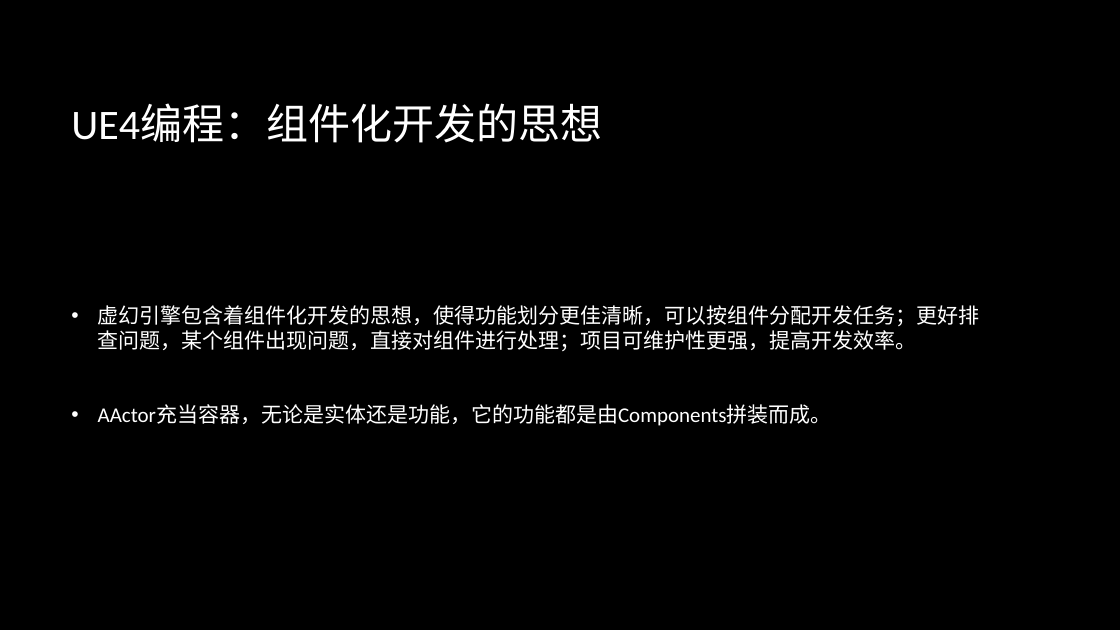
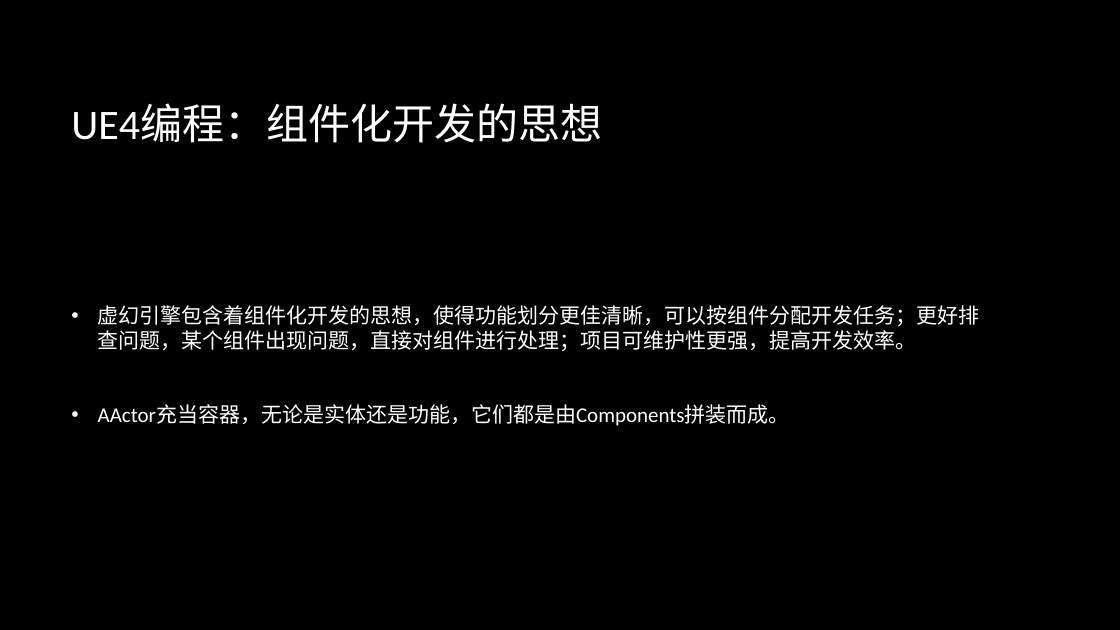
Before and after one commit to BattalionCommander/UE4_C-_Notes, a slide deck: slide 21 of Unreal engine 4.pptx. Drawn at 1120x630 pixels with LibreOffice and Linux fonts; fonts in the diff are those of the drawing; background and template pictures are left out. Boxes give left, top, right and bottom in pixels: in the first picture for what was removed or moved away, otherwise in the second. Text is boxed around its words. In the diff, an @@ line names an element or a change of style, - is before the commit and + after.

```diff
--- a/Unreal engine 4.pptx
+++ b/Unreal engine 4.pptx
@@ text at <box>98,404,790,426</box>: text changed @@
-• AActor充当容器，无论是实体还是功能，它的功能都是由Components拼装而成。
+• AActor充当容器，无论是实体还是功能，它们都是由Components拼装而成。
```
Also in this commit, not shown: 6 other slides changed, 1 other file.
